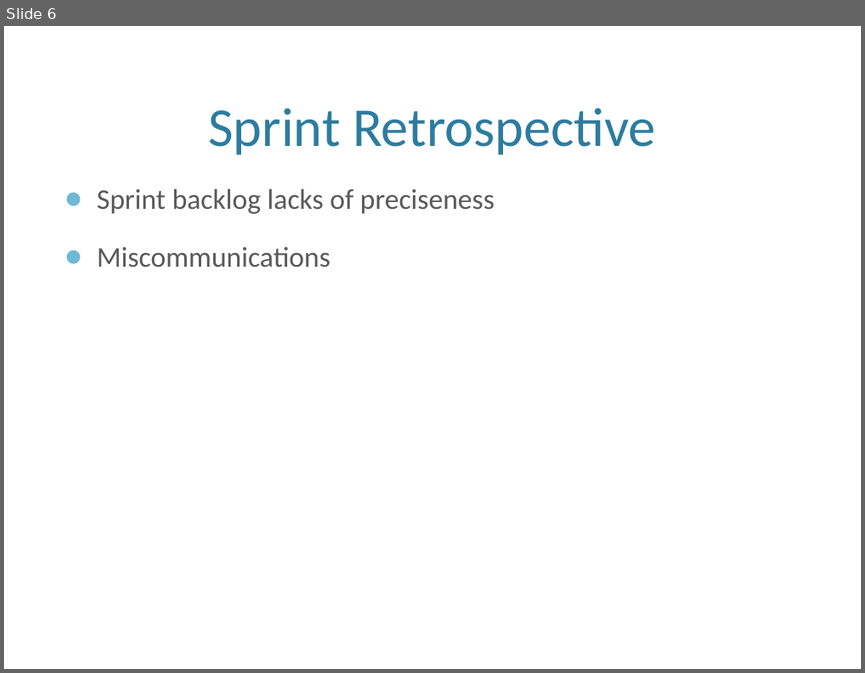
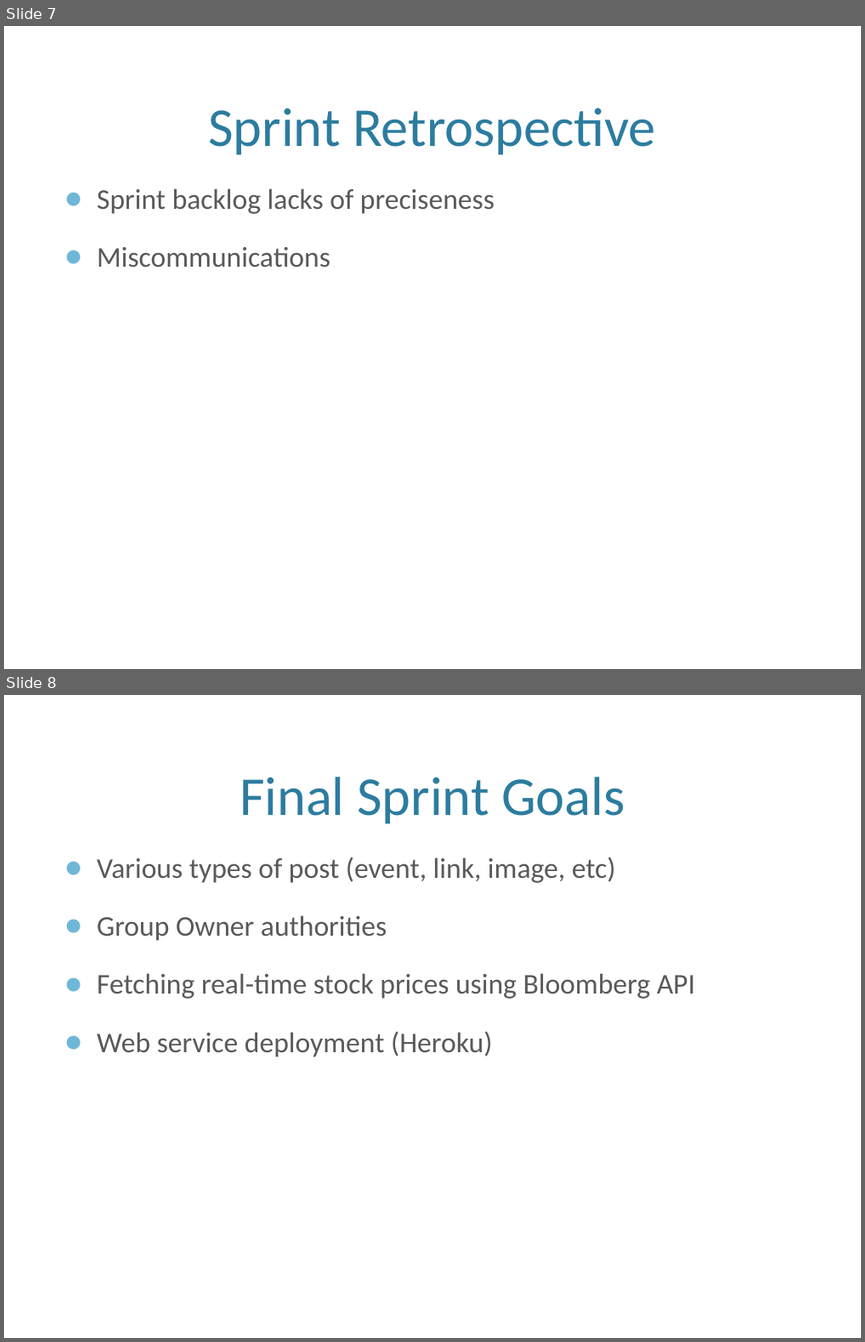
Before and after one commit to amey91/SocialWebAppInDjango, a slide deck: deliverables/Presentation_moneyclub_2.pptx. Shown one above the other, each under a label of ours: slide 6 before the commit, slides 7 and 8 after it. The pictures are 865x673 and 865x1342 pixels, drawn with LibreOffice and Linux fonts; fonts in the diff are those of the drawing; background and template pictures are left out. Boxes give left, top, right and bottom in pixels: in the first picture for what was removed or moved away, otherwise in the second. Text is boxed around its words. In the diff, an @@ line names an element or a change of style, - is before the commit and + after.

Commit message:
last slides for sprint 2

```diff
--- a/deliverables/Presentation_moneyclub_2.pptx
+++ b/deliverables/Presentation_moneyclub_2.pptx
@@ slide 8 added at (4, 695, 861, 1338), background picture (left out) @@
@@ title added at (239, 777, 624, 824), 46 pt, text #2C7C9F @@
+Final Sprint Goals
@@ text added at (97, 857, 695, 1057), 24 pt, text #595959 @@
+● Various types of post (event, link, image, etc)
+● Group Owner authorities
+● Fetching real-time stock prices using Bloomberg API
+● Web service deployment (Heroku)
@@ what was slide 6 is now slide 7 @@
```
Also in this commit, not shown: 1 other slide added.
